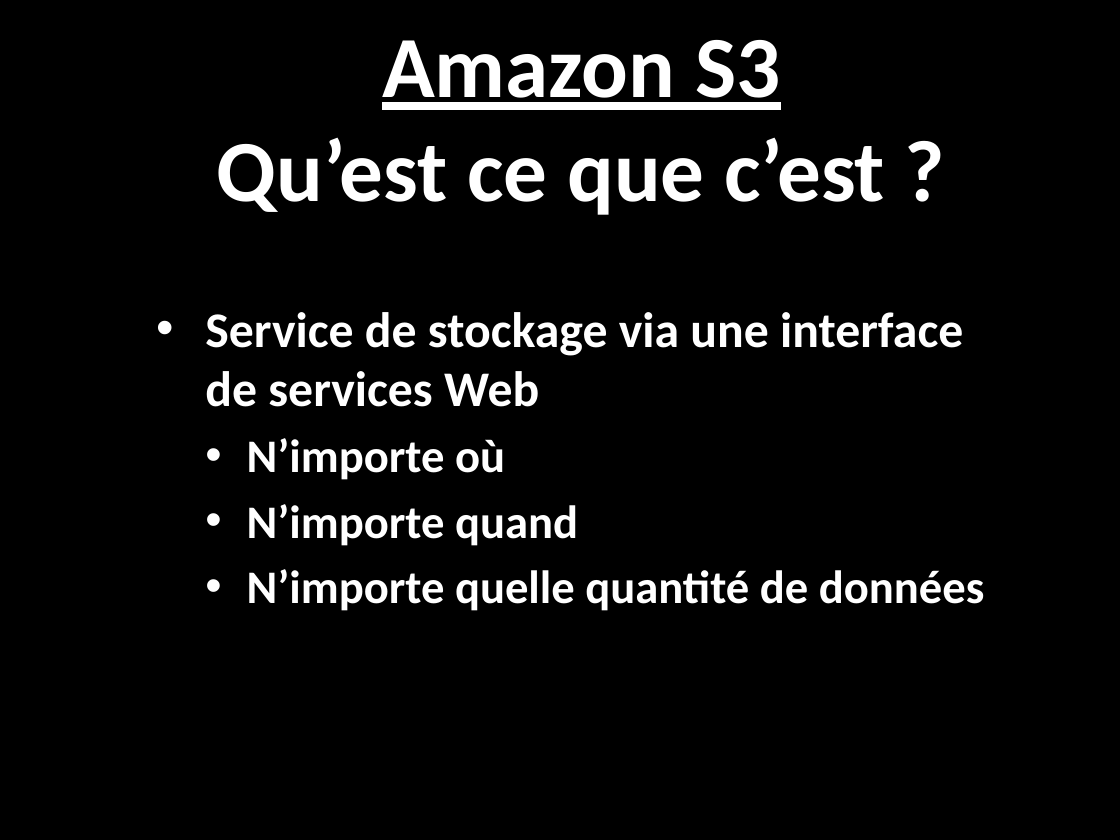
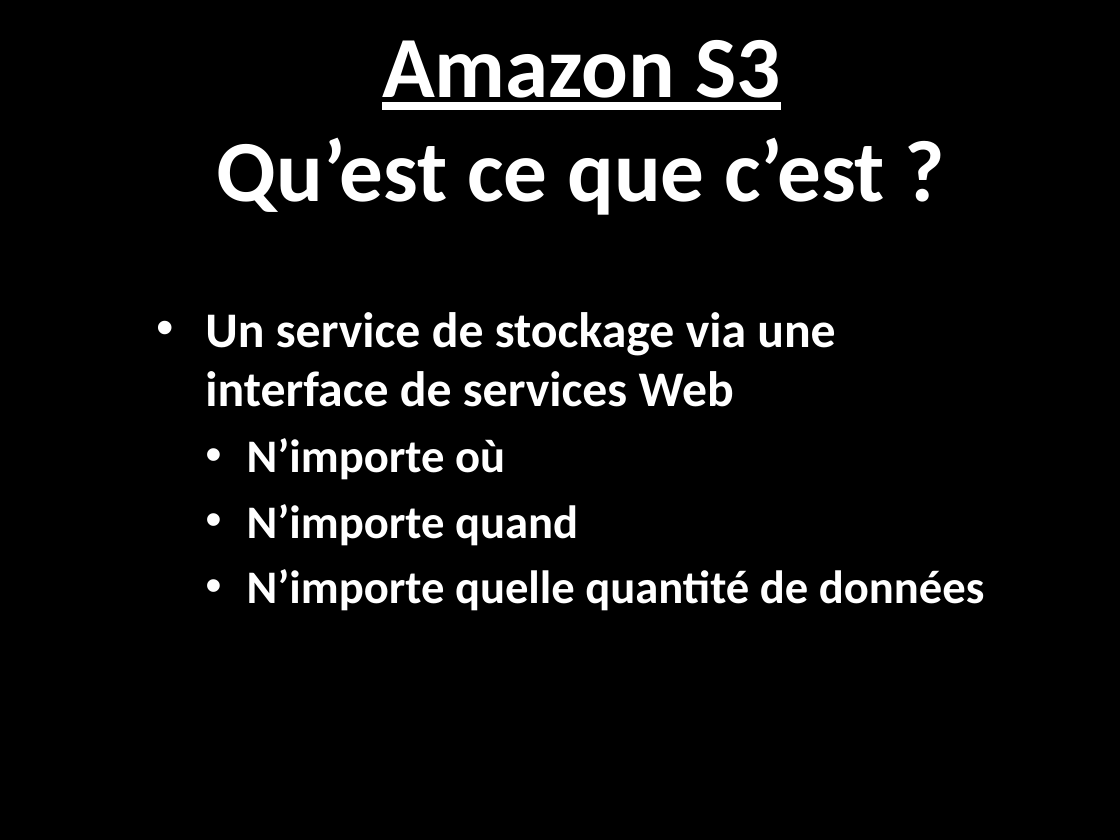
Before and after one commit to romfret/TLC, a slide deck: slide 4 of AWS - Media Hosting.pptx. Drawn at 1120x840 pixels with LibreOffice and Linux fonts; fonts in the diff are those of the drawing; background and template pictures are left out. Boxes give left, top, right and bottom in pixels: in the first picture for what was removed or moved away, otherwise in the second. Text is boxed around its words. In the diff, an @@ line names an element or a change of style, - is before the commit and + after.

```diff
--- a/AWS - Media Hosting.pptx
+++ b/AWS - Media Hosting.pptx
@@ text at [205,312,835,407]: text changed @@
-  • Service de stockage via une interface de services Web
+  • Un service de stockage via une interface de services Web
```
Also in this commit, not shown: 2 other slides changed, 3 slides added.
